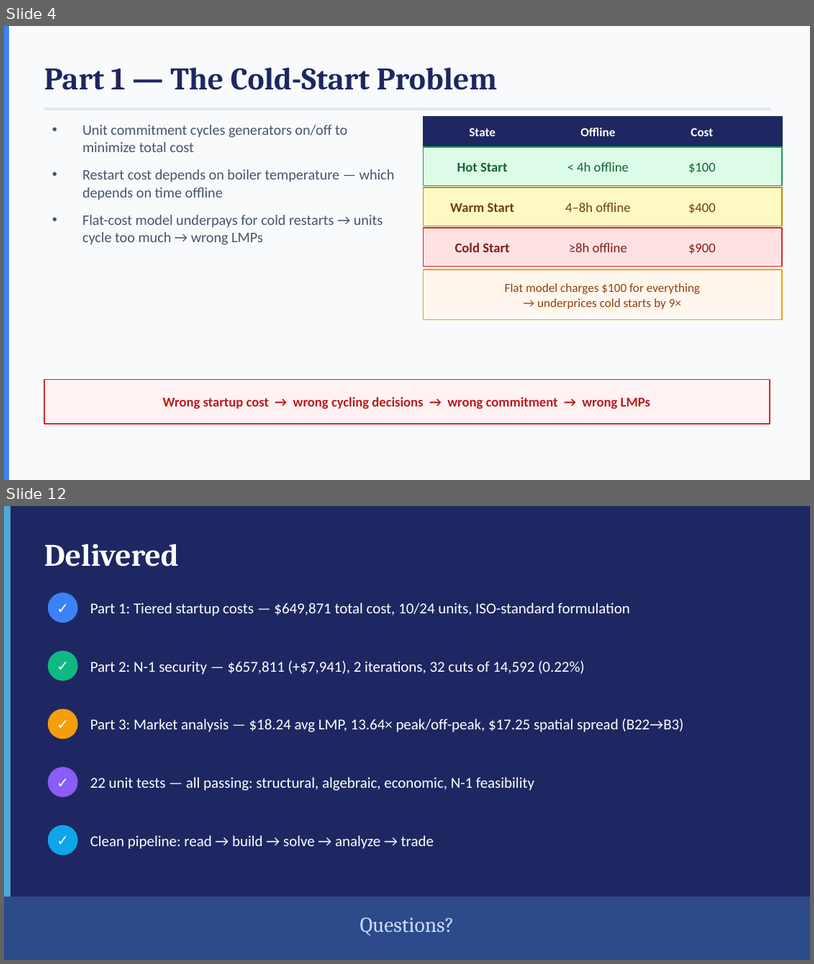
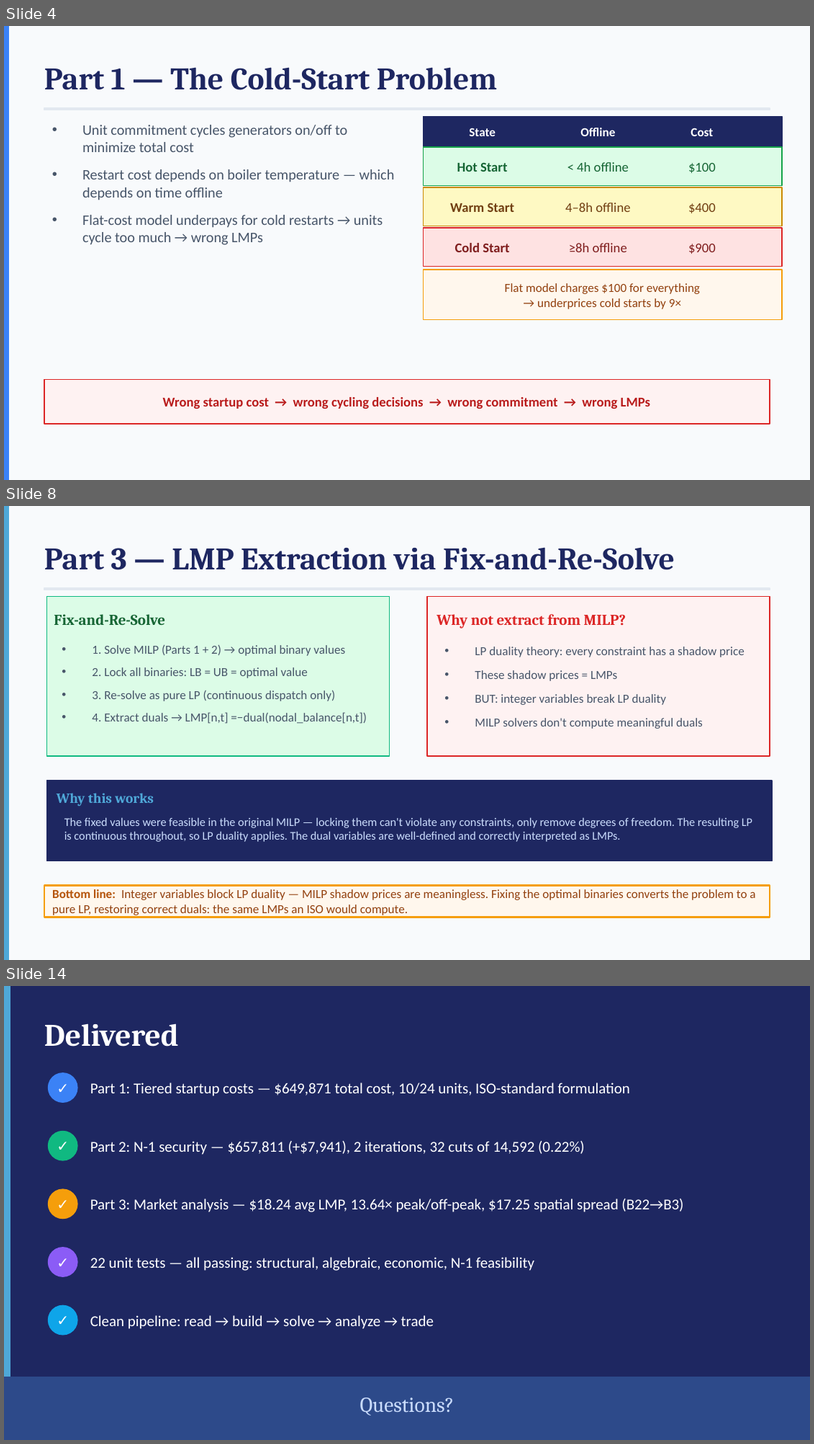
Before and after one commit to sb-at/chess_analyzer, a slide deck: TT/SCUC_Presentation.pptx. Shown one above the other, each under a label of ours: slides 4 and 12 before the commit, slides 4, 8 and 14 after it; the slides between them are not shown. The pictures are 814x964 and 814x1444 pixels, drawn with LibreOffice and Linux fonts; fonts in the diff are those of the drawing. Boxes give left, top, right and bottom in pixels: in the first picture for what was removed or moved away, otherwise in the second. Text is boxed around its words. In the diff, an @@ line names an element or a change of style, - is before the commit and + after.

```diff
--- a/TT/SCUC_Presentation.pptx
+++ b/TT/SCUC_Presentation.pptx
@@ slide 8 added at [4,506,810,960], background #F8FAFC @@
@@ rectangle added at [4,506,9,959], fill #4FA8D8, outline #4FA8D8 1 pt @@
@@ text added at [44,547,675,570], 28 pt, text #1E2761, bold @@
+Part 3 — LMP Extraction via Fix-and-Re-Solve
@@ rectangle added at [44,588,770,590], fill #E2E8F0, outline #E2E8F0 1 pt @@
@@ rectangle added at [46,596,389,756], fill #DCFCE7, outline #10B981 1 pt @@
@@ rectangle added at [427,596,770,756], fill #FEF2F2, outline #DC2626 1 pt @@
@@ text added at [54,614,165,625], 13.5 pt, text #166534, bold @@
+Fix-and-Re-Solve
@@ text added at [437,614,626,628], 13.5 pt, text #DC2626, bold @@
+Why not extract from MILP?
@@ text added at [92,644,367,723], 11 pt, text #475569 @@
+• 1. Solve MILP (Parts 1 + 2) → optimal binary values
+• 2. Lock all binaries: LB = UB = optimal value
+• 3. Re-solve as pure LP (continuous dispatch only)
+• 4. Extract duals → LMP[n,t] =−dual(nodal_balance[n,t])
@@ text added at [475,646,745,728], 11 pt, text #475569 @@
+• LP duality theory: every constraint has a shadow price
+• These shadow prices = LMPs
+• BUT: integer variables break LP duality
+• MILP solvers don't compute meaningful duals
@@ rectangle added at [46,780,772,861], fill #1E2761, outline #1E2761 1 pt @@
@@ text added at [57,793,154,806], 12.5 pt, text #4FA8D8, bold @@
+Why this works
@@ text added at [64,817,753,842], 10.5 pt, text #CADCFC @@
+The fixed values were feasible in the original MILP — locking them can't violate any constraints, only remove degrees of freedom. The resulting LP is continuous throughout, so LP duality applies. The dual variables are well-defined and correctly interpreted as LMPs.
@@ rectangle added at [44,885,770,916], fill #FFF7ED, outline #F59E0B 1.5 pt, 11 pt, text #92400E @@
+Bottom line: Integer variables block LP duality — MILP shadow prices are meaningless. Fixing the optimal binaries converts the problem to a pure LP, restoring correct duals: the same LMPs an ISO would compute.
@@ what was slide 12 is now slide 14 @@
```
Also in this commit, not shown: 9 slides changed, 2 other slides added, 1 slide removed.
